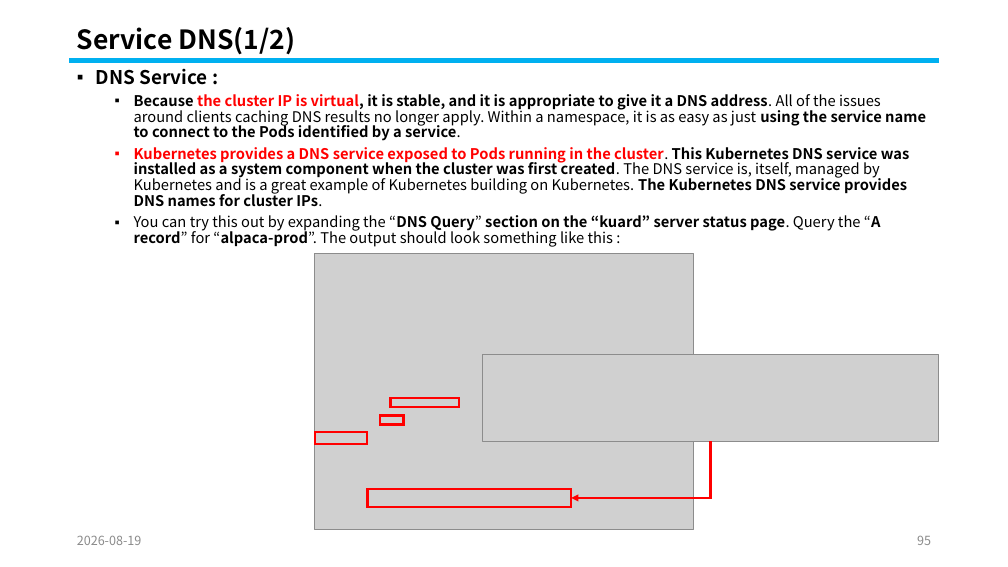
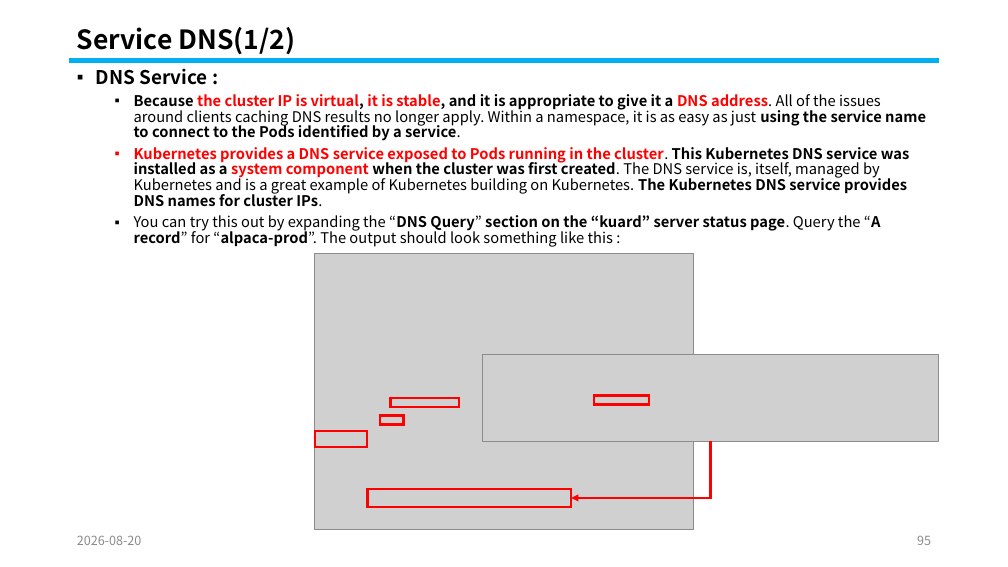
Before and after one commit to knix008/TestSimulator, a slide deck: slide 95 of Kubernetes/Kubernetes Part 02-2026.08.25.pptx. Drawn at 1008x567 pixels with LibreOffice and Linux fonts; fonts in the diff are those of the drawing; grey boxes stand for pictures. Boxes give left, top, right and bottom in pixels: in the first picture for what was removed or moved away, otherwise in the second. Text is boxed around its words. In the diff, an @@ line names an element or a change of style, - is before the commit and + after.

```diff
--- a/Kubernetes/Kubernetes Part 02-2026.08.25.pptx
+++ b/Kubernetes/Kubernetes Part 02-2026.08.25.pptx
@@ text at [134, 94, 926, 207]: text colour #000000 to #FF0000 in "it is stable, DNS address.", "system component" @@
@@ rectangle added at [594, 395, 650, 405], outline #FF0000 2.25 pt @@
@@ rectangle: place and size @@
-rectangle at [315, 432, 367, 444]
+rectangle at [315, 432, 367, 448]
@@ text at [77, 536, 142, 545]: text changed @@
-2026-08-19
+2026-08-20
```
Also in this commit, not shown: 115 other slides changed, 1 other file.
